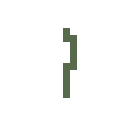
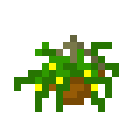
Revision of a layered 140 × 140 image; what changed, layer by layer:
hid "Layer 19" over (x1=63, y1=28, x2=77, y2=98)
added layer "Layer 22" above "Layer 21" over (x1=35, y1=63, x2=98, y2=91)
added layer "Layer 21" above "Layer 20" over (x1=14, y1=42, x2=119, y2=112)
added layer "Layer 20" above "Layer 17 copy" over (x1=42, y1=35, x2=105, y2=105)
